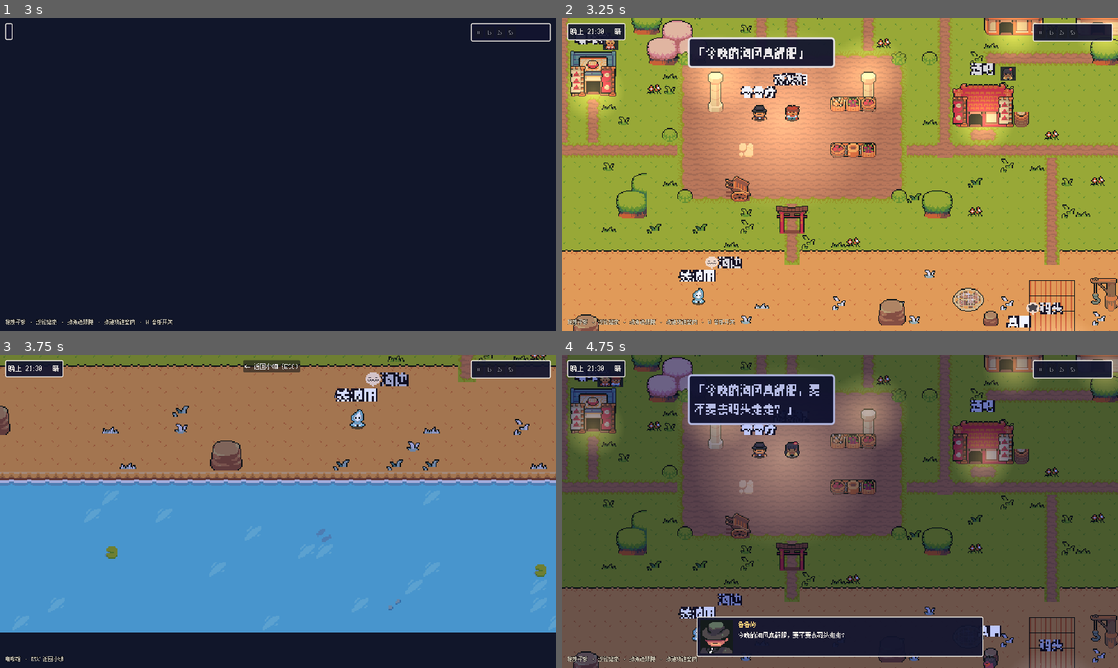
Above: before the commit, frames 1-4 (two rows, left to right).
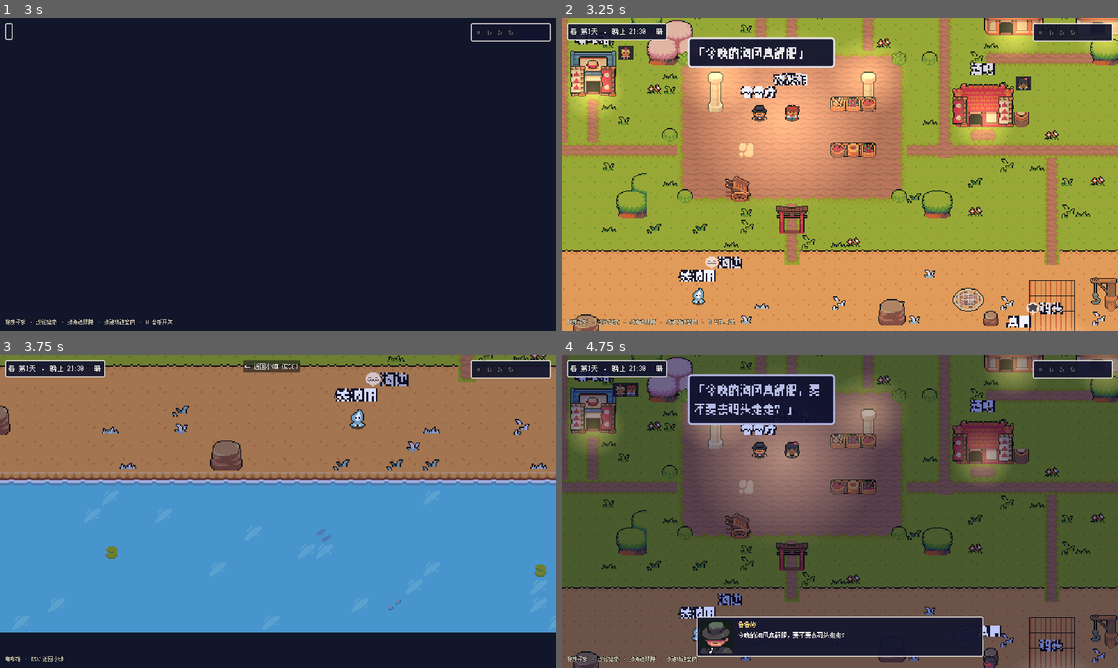
Above: after the commit, the same moments.

Repository: Oldcircle/anima
Game: Godot game, scene res://Main.tscn
Two runs of this game, one before a commit and one after it. Both use one fixed random seed, a clock stepped at 60 frames per second and the inputs below.
Inputs (mouse positions are in pixels of both pictures, inside the frame that each line leads up to):
- Up to frame 1 (3 s): tap Enter at 0.5, 2 s; move the mouse to (400, 158) at 0.52 s; tap M at 0.6, 2.1 s; click (400, 158) at 0.67 s; tap Space at 1.25, 2.75 s; drag from (166, 190) to (250, 237) at 1.27 s; move the mouse to (333, 105) at 2.02 s; click (333, 105) at 2.17 s; drag from (250, 237) to (111, 127) at 2.77 s
- Up to frame 2 (3.25 s): no input
- Up to frame 3 (3.75 s): drag from (33, 411) to (227, 448) at 3.52 s
- Up to frame 4 (4.75 s): click "← 返回小镇 (ESC)" at 4.25 s

Frame 1 is identical in both runs. In frame 2, 0.9% of the frame differs, in the area x 1-85%, y 1-24%; in frame 3, 0.5%; in frame 4, 0.8%.

Commit message:
test(godot): live 回归通过 + 按结果迭代（徽章让位标签 / 时钟中文化 / --probe 探针）
live 回归（真后端 12 tick，~130 次 LLM 调用，零 SCRIPT ERROR）：
- 想法/对话气泡、JRPG 底部对话框（真实长台词换行）、占位徽章、调速面板均正常
- 顺带采到前缀缓存命中率首批真实数据（125 次调用累计 70.2%），记入 STATUS 待决策项

迭代修复：
- 居住者徽章移到建筑右上角外侧（此前压住居中的地名标签）
- 时钟格式化："Y1 spring D1 清晨 06:15" → "春 第1天 · 清晨 06:15"
- 新增 --probe 探针模式：连真后端 3 分钟每 30s 自动截图后退出（live 回归专用）
- shot_live_*.png 加入 gitignore

Co-Authored-By: Claude Fable 5 <noreply@anthropic.com>

Diff:
--- a/godot/Main.gd
+++ b/godot/Main.gd
@@ -129,6 +129,17 @@
 	get_tree().create_timer(3.0).timeout.connect(_maybe_offline_demo)
 	if "--shot" in OS.get_cmdline_user_args():
 		_capture_and_quit()
+	elif "--probe" in OS.get_cmdline_user_args():
+		_run_probe()
+
+## live 回归探针：连真后端跑 ~3 分钟，每 30 秒存一张截图后退出
+func _run_probe() -> void:
+	for i in 6:
+		await get_tree().create_timer(30.0).timeout
+		await RenderingServer.frame_post_draw
+		get_viewport().get_texture().get_image().save_png("res://shot_live_%d.png" % i)
+		print("[probe] saved shot_live_%d.png (space=%s)" % [i, _space])
+	get_tree().quit()
 
 # ---------------- HUD ----------------
 
@@ -438,7 +449,7 @@
 		return
 	print("[Main] 未连后端 → 离线演示（假数据，仅预览美术）")
 	var args := OS.get_cmdline_user_args()
-	var demo_time := "上午 10:00" if "--day" in args else "晚上 21:30"
+	var demo_time := "Y1 spring D2 上午 10:00" if "--day" in args else "Y1 spring D1 晚上 21:30"
 	var demo_weather := "rainy" if "--rain" in args else "sunny"
 	_on_snapshot({
 		"locations": _town.demo_locations(),
@@ -606,9 +617,18 @@
 func _update_clock(data: Dictionary) -> void:
 	var formatted := str(data.get("formattedTime", "?"))
 	var weather := str(data.get("weather", ""))
-	_clock.text = "%s   %s" % [formatted, WEATHER_CN.get(weather, weather)]
+	_clock.text = "%s   %s" % [_pretty_time(formatted), WEATHER_CN.get(weather, weather)]
 	_apply_time_of_day(formatted)
 	_apply_weather(weather)
+
+## "Y1 spring D1 清晨 06:15" → "春 第1天 · 清晨 06:15"（后端 formatGameTime 的格式）
+func _pretty_time(formatted: String) -> String:
+	var re := RegEx.create_from_string("^Y(\\d+) (spring|summer|autumn|winter) D(\\d+) (.+)$")
+	var m := re.search(formatted)
+	if m == null:
+		return formatted
+	var season: String = {"spring": "春", "summer": "夏", "autumn": "秋", "winter": "冬"}[m.get_string(2)]
+	return "%s 第%s天 · %s" % [season, m.get_string(3), m.get_string(4)]
 
 func _apply_weather(weather: String) -> void:
 	if weather == _weather:
--- a/godot/world/Town.gd
+++ b/godot/world/Town.gd
@@ -590,9 +590,9 @@
 	add_child(area)
 
 func _add_badge(id: String, at: Vector2i, r: Array) -> void:
-	# 居住者徽章：悬在建筑右上角，缩小一档避免误看成建筑的一部分
+	# 居住者徽章：悬在建筑右上角外侧（避开居中的地名标签）
 	var badge := Node2D.new()
-	badge.position = Vector2((at.x + r[3]) * TILE - 6, at.y * TILE - 8)
+	badge.position = Vector2((at.x + r[3]) * TILE + 10, at.y * TILE + 2)
 	badge.scale = Vector2(0.8, 0.8)
 	badge.z_index = 11
 	badge.visible = false
Not shown, changed: .gitignore
Not shown, changed: STATUS.md
Not shown, changed: src/providers/openai-compatible.ts
Not shown, changed: src/providers/types.ts
